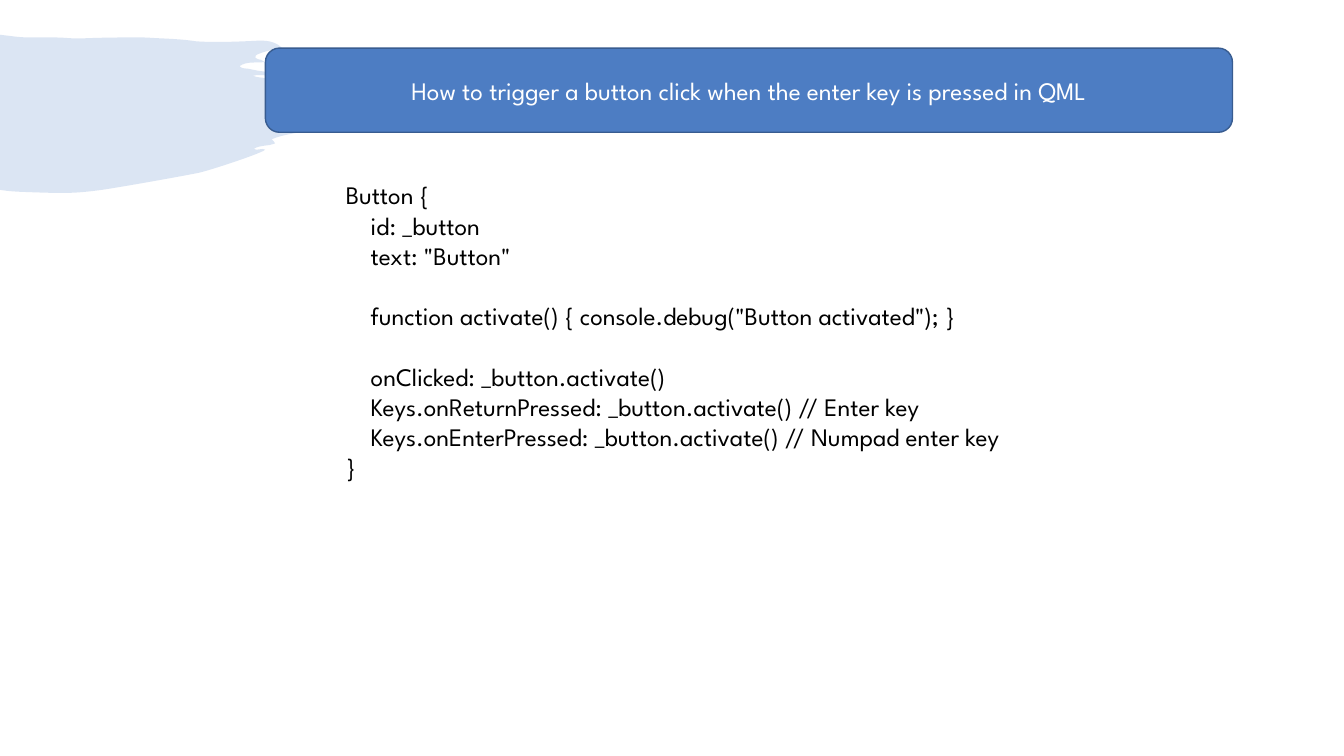
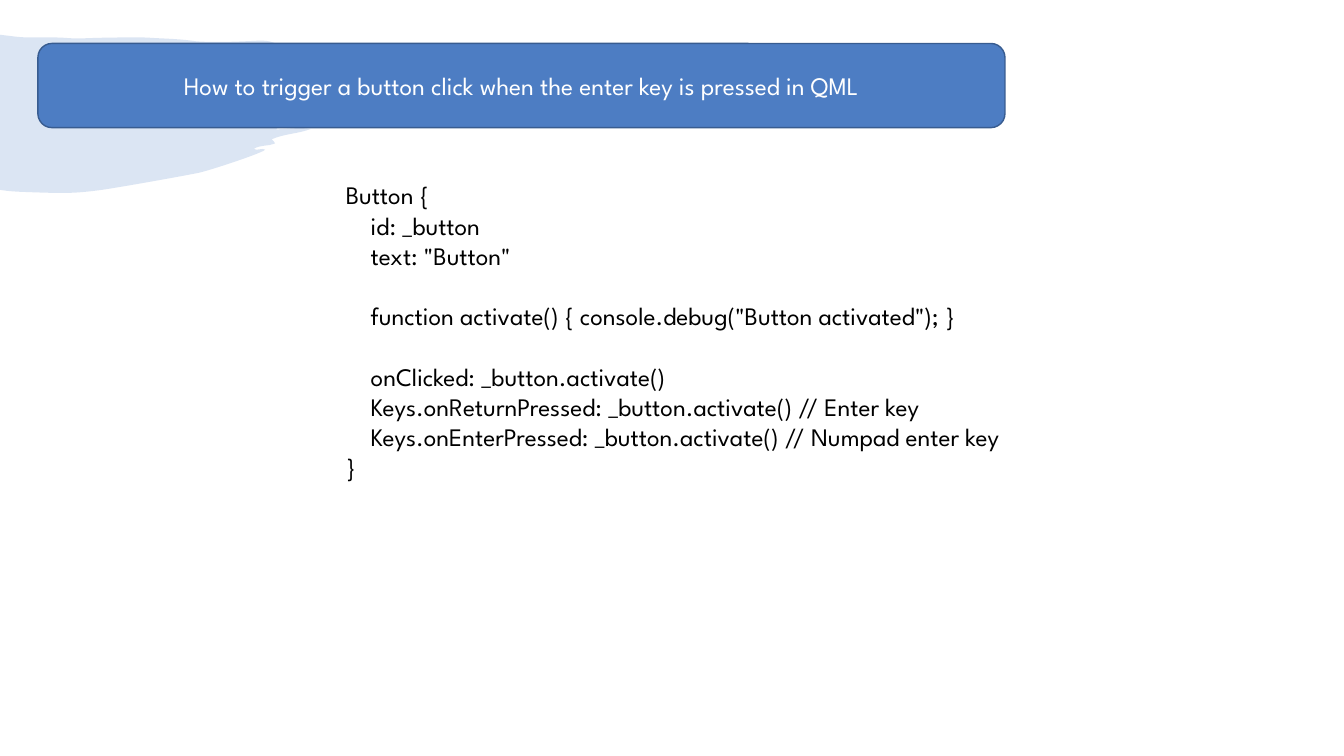
Before and after one commit to girishlande/QtProjects, a slide deck: slide 26 of learnings.pptx (slide 25 before the commit). Drawn at 1344x756 pixels with LibreOffice and Linux fonts; fonts in the diff are those of the drawing. Boxes give left, top, right and bottom in pixels: in the first picture for what was removed or moved away, otherwise in the second. Text is boxed around its words. In the diff, an @@ line names an element or a change of style, - is before the commit and + after.

```diff
--- a/learnings.pptx
+++ b/learnings.pptx
@@ rounded rectangle "How to trigger a button ...": place and size @@
-rounded rectangle "How to trigger a button ..." at bbox=[265, 48, 1232, 132]
+rounded rectangle "How to trigger a button ..." at bbox=[38, 43, 1005, 127]
```
Also in this commit, not shown: 5 other slides changed, 3 slides added, 2 slides removed.
